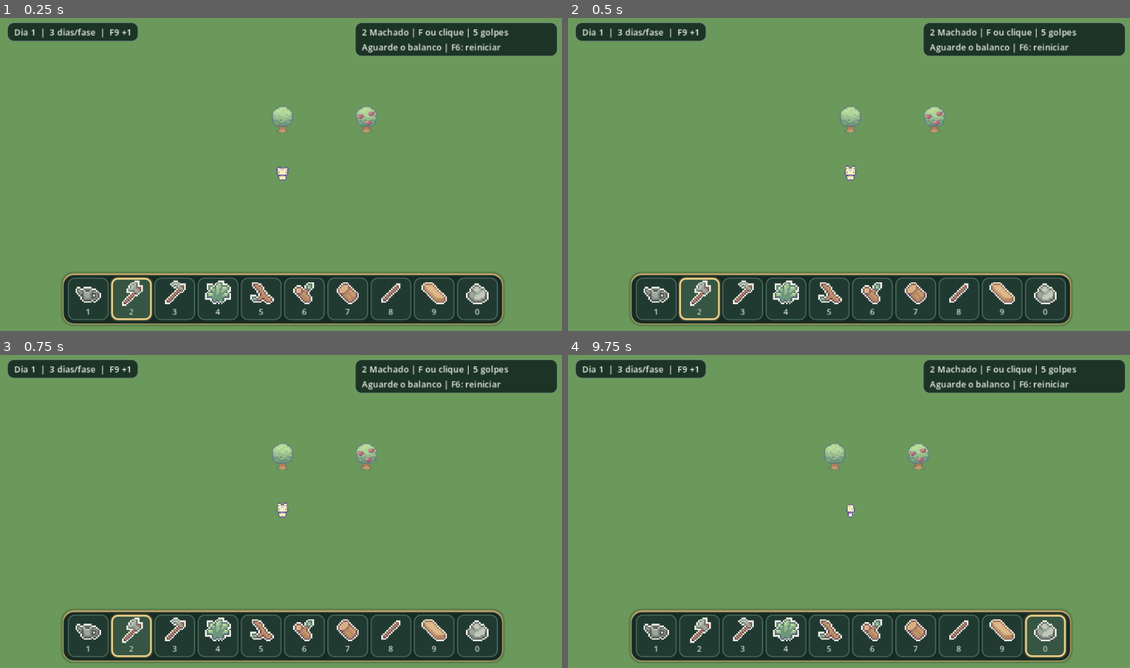
Above: before the commit, frames 1-4 (two rows, left to right).
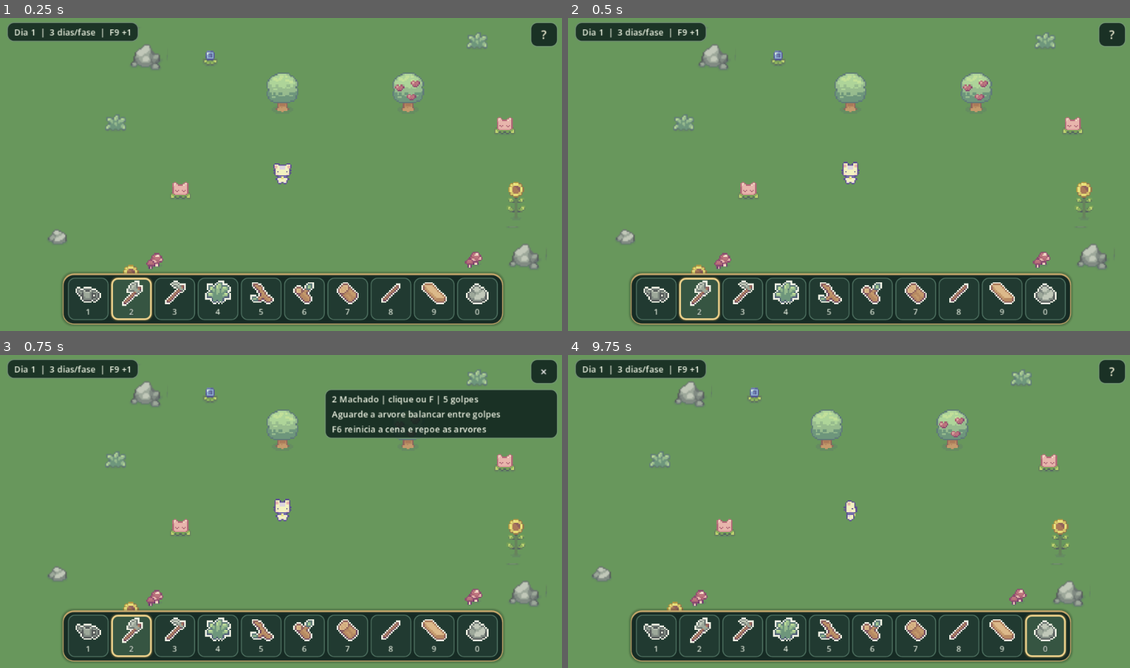
Above: after the commit, the same moments.

Repository: HelioConde/Slime-Harvest
Game: Godot game, scene res://scenes/trees/TreeChopDemo.tscn
Same seed, same stepped clock (60 frames per second), same inputs: the game is played once before the commit and once after it. This scene is started directly instead of the project's main scene.
Inputs (mouse positions are in pixels of both pictures, inside the frame that each line leads up to):
- Up to frame 1 (0.25 s): no input
- Up to frame 2 (0.5 s): no input
- Up to frame 3 (0.75 s): click (545, 370) at 0.5 s, where only the run after the commit has a clickable "?"
- Up to frame 4 (9.75 s): click (1113, 370) at 1.25 s, where only the run after the commit has a clickable "×"; click (657, 636) at 2 s; click (697, 636) at 2.75 s; click (742, 636) at 3.5 s; click (787, 636) at 4.25 s; click (826, 636) at 5 s; click (871, 636) at 5.75 s; click (916, 636) at 6.5 s; click (961, 636) at 7.25 s; click (1000, 636) at 8 s; click (1045, 636) at 8.75 s; tap Enter at 9.5 s; move the mouse to (972, 495) at 9.52 s; hold D (move_right) from 9.53 s (still down); tap E (interact) at 9.6 s; click (972, 495) at 9.67 s

The runs differ from the first frame. In frame 1, 6.6% of the frame differs, in the area x 8-100%, y 1-82%; in frame 2, 6.6%; in frame 3, 12%; in frame 4, 6.5%.

Commit message:
feat(godot): polish hotbar feedback, add collapsible help and richer zoomed tree demo

Diff:
--- a/scenes/trees/TreeChopDemo.tscn
+++ b/scenes/trees/TreeChopDemo.tscn
@@ -1,11 +1,19 @@
 [gd_scene format=3]
 
-[ext_resource type="PackedScene" path="res://scenes/player/Player.tscn" id="1_player"]
-[ext_resource type="PackedScene" path="res://scenes/objects/trees/tree.tscn" id="2_tree"]
-[ext_resource type="PackedScene" path="res://scenes/objects/trees/tree_apple.tscn" id="3_apple"]
+[ext_resource type="Script" path="res://scripts/ui/tree_chop_demo.gd" id="1_demo"]
+[ext_resource type="PackedScene" path="res://scenes/player/Player.tscn" id="2_player"]
+[ext_resource type="PackedScene" path="res://scenes/objects/trees/tree.tscn" id="3_tree"]
+[ext_resource type="PackedScene" path="res://scenes/objects/trees/tree_apple.tscn" id="4_apple"]
+[ext_resource type="PackedScene" path="res://scenes/objects/rocks/rock.tscn" id="5_rock"]
+[ext_resource type="PackedScene" path="res://scenes/objects/rocks/rock_small.tscn" id="6_rock_small"]
+[ext_resource type="PackedScene" path="res://scenes/objects/flowers/flower_pink.tscn" id="7_pink"]
+[ext_resource type="PackedScene" path="res://scenes/objects/flowers/flower_blue.tscn" id="8_blue"]
+[ext_resource type="PackedScene" path="res://scenes/objects/flowers/flower_yellow.tscn" id="9_yellow"]
+[ext_resource type="PackedScene" path="res://scenes/objects/bushes/grass.tscn" id="10_grass"]
+[ext_resource type="PackedScene" path="res://scenes/objects/mushrooms/mushroom_red.tscn" id="11_mushroom"]
 
 [sub_resource type="StyleBoxFlat" id="StyleBoxFlat_help"]
-bg_color = Color(0.07, 0.15, 0.12, 0.88)
+bg_color = Color(0.07, 0.15, 0.12, 0.9)
 border_width_left = 1
 border_width_top = 1
 border_width_right = 1
@@ -22,6 +30,7 @@
 
 [node name="TreeChopDemo" type="Node2D"]
 y_sort_enabled = true
+script = ExtResource("1_demo")
 
 [node name="BackgroundLayer" type="CanvasLayer" parent="."]
 layer = -20
@@ -29,31 +38,108 @@
 [node name="Background" type="ColorRect" parent="BackgroundLayer"]
 anchor_right = 1.0
 anchor_bottom = 1.0
-color = Color(0.42, 0.60, 0.36, 1.0)
+color = Color(0.41, 0.59, 0.36, 1.0)
 mouse_filter = 2
 
-[node name="Player" parent="." instance=ExtResource("1_player")]
+[node name="Scenery" type="Node2D" parent="."]
+z_index = -1
+
+[node name="RockNorth" parent="Scenery" instance=ExtResource("5_rock")]
+position = Vector2(158, 126)
+
+[node name="RockEast" parent="Scenery" instance=ExtResource("5_rock")]
+position = Vector2(444, 277)
+
+[node name="RockWestSmall" parent="Scenery" instance=ExtResource("6_rock_small")]
+position = Vector2(90, 267)
+
+[node name="RockSouthSmall" parent="Scenery" instance=ExtResource("6_rock_small")]
+position = Vector2(381, 323)
+
+[node name="GrassWest" parent="Scenery" instance=ExtResource("10_grass")]
+position = Vector2(134, 181)
+start_fully_grown = true
+
+[node name="GrassSouth" parent="Scenery" instance=ExtResource("10_grass")]
+position = Vector2(198, 316)
+start_fully_grown = true
+
+[node name="GrassNortheast" parent="Scenery" instance=ExtResource("10_grass")]
+position = Vector2(407, 119)
+start_fully_grown = true
+
+[node name="FlowerPinkWest" parent="Scenery" instance=ExtResource("7_pink")]
+position = Vector2(183, 233)
+start_fully_grown = true
+
+[node name="FlowerPinkEast" parent="Scenery" instance=ExtResource("7_pink")]
+position = Vector2(428, 184)
+start_fully_grown = true
+
+[node name="FlowerBlueNorth" parent="Scenery" instance=ExtResource("8_blue")]
+position = Vector2(206, 133)
+start_fully_grown = true
+
+[node name="FlowerBlueSouth" parent="Scenery" instance=ExtResource("8_blue")]
+position = Vector2(300, 319)
+start_fully_grown = true
+
+[node name="FlowerYellowSouth" parent="Scenery" instance=ExtResource("9_yellow")]
+position = Vector2(145, 304)
+start_fully_grown = true
+
+[node name="FlowerYellowEast" parent="Scenery" instance=ExtResource("9_yellow")]
+position = Vector2(436, 241)
+start_fully_grown = true
+
+[node name="MushroomWest" parent="Scenery" instance=ExtResource("11_mushroom")]
+position = Vector2(163, 286)
+start_fully_grown = true
+
+[node name="MushroomEast" parent="Scenery" instance=ExtResource("11_mushroom")]
+position = Vector2(404, 285)
+start_fully_grown = true
+
+[node name="Player" parent="." instance=ExtResource("2_player")]
 position = Vector2(260, 220)
 z_index = 10
 
-[node name="Tree" parent="." instance=ExtResource("2_tree")]
+[node name="Tree" parent="." instance=ExtResource("3_tree")]
 position = Vector2(260, 170)
 persist_felling = false
 
-[node name="AppleTree" parent="." instance=ExtResource("3_apple")]
+[node name="AppleTree" parent="." instance=ExtResource("4_apple")]
 position = Vector2(355, 170)
 persist_felling = false
 
 [node name="InfoLayer" type="CanvasLayer" parent="."]
 layer = 9
 
-[node name="HelpPanel" type="PanelContainer" parent="InfoLayer"]
+[node name="HelpToggle" type="Button" parent="InfoLayer"]
 anchor_left = 1.0
 anchor_right = 1.0
-offset_left = -238.0
+offset_left = -39.0
 offset_top = 8.0
 offset_right = -8.0
-offset_bottom = 43.0
+offset_bottom = 36.0
+focus_mode = 0
+mouse_filter = 0
+tooltip_text = "Mostrar instrucoes"
+theme_override_font_sizes/font_size = 13
+theme_override_colors/font_color = Color(0.95, 0.94, 0.84, 1)
+theme_override_styles/normal = SubResource("StyleBoxFlat_help")
+theme_override_styles/hover = SubResource("StyleBoxFlat_help")
+theme_override_styles/pressed = SubResource("StyleBoxFlat_help")
+text = "?"
+
+[node name="HelpPanel" type="PanelContainer" parent="InfoLayer"]
+visible = false
+anchor_left = 1.0
+anchor_right = 1.0
+offset_left = -272.0
+offset_top = 42.0
+offset_right = -8.0
+offset_bottom = 92.0
 mouse_filter = 2
 theme_override_styles/panel = SubResource("StyleBoxFlat_help")
 
@@ -61,5 +147,6 @@
 mouse_filter = 2
 theme_override_font_sizes/font_size = 10
 theme_override_colors/font_color = Color(0.94, 0.96, 0.9, 1)
-text = "2 Machado | F ou clique | 5 golpes
-Aguarde o balanco | F6: reiniciar"
+text = "2 Machado | clique ou F | 5 golpes
+Aguarde a arvore balancar entre golpes
+F6 reinicia a cena e repoe as arvores"
--- a/scripts/ui/tool_hotbar.gd
+++ b/scripts/ui/tool_hotbar.gd
@@ -34,6 +34,8 @@
 var _slots: Dictionary = {}
 var _panel: PanelContainer
 var _strip: HBoxContainer
+var _selection_tween: Tween
+var _pulse_button: Button
 
 
 func _ready() -> void:
@@ -133,17 +135,24 @@
 	if _panel == null:
 		return
 	# Tudo em coordenadas do viewport: margem lateral consistente e area segura.
-	var usable: float = maxf(170.0, size.x - BAR_SIDE_MARGIN * 2.0)
+	# Os dez slots devem caber no viewport logico, mesmo em janelas menores.
+	var usable: float = maxf(100.0, size.x - BAR_SIDE_MARGIN * 2.0)
 	var requested_width: float = minf(BAR_MAX_WIDTH, usable)
 	var slot_width: float = floorf((requested_width - PANEL_PADDING * 2.0 - SLOT_GAP * 9.0) / 10.0)
-	slot_width = maxf(13.0, slot_width)
+	slot_width = maxf(6.0, slot_width)
+	var compact: bool = size.x < 480.0
+	var slot_height: float = 39.0 if compact else SLOT_HEIGHT
+	var bar_height: float = 51.0 if compact else PANEL_HEIGHT
 	for item_id in SLOT_IDS:
 		var button: Button = _slots[item_id] as Button
-		button.custom_minimum_size = Vector2(slot_width, SLOT_HEIGHT)
+		button.custom_minimum_size = Vector2(slot_width, slot_height)
+		var image: TextureRect = button.get_node("Content/ItemIcon") as TextureRect
+		if image != null:
+			image.custom_minimum_size.y = 23.0 if compact else 29.0
 	var real_width: float = PANEL_PADDING * 2.0 + slot_width * 10.0 + SLOT_GAP * 9.0
-	_panel.custom_minimum_size = Vector2(real_width, PANEL_HEIGHT)
-	_panel.size = Vector2(real_width, PANEL_HEIGHT)
-	_panel.position = Vector2(roundf((size.x - real_width) * 0.5), roundf(size.y - PANEL_HEIGHT - BAR_BOTTOM_MARGIN))
+	_panel.custom_minimum_size = Vector2(real_width, bar_height)
+	_panel.size = Vector2(real_width, bar_height)
+	_panel.position = Vector2(roundf((size.x - real_width) * 0.5), roundf(size.y - bar_height - BAR_BOTTOM_MARGIN))
 
 
 func get_slot_item(index: int) -> StringName:
@@ -153,8 +162,25 @@
 
 
 func set_selected_tool(tool_id: StringName) -> void:
+	var changed: bool = tool_id != _selected
 	_selected = tool_id
 	_refresh_selection()
+	if changed:
+		_animate_selection(tool_id)
+
+
+func _animate_selection(tool_id: StringName) -> void:
+	# Breve pulso visual sem alterar a escala dos icones pixel art.
+	if is_instance_valid(_selection_tween):
+		_selection_tween.kill()
+	if is_instance_valid(_pulse_button):
+		_pulse_button.modulate = Color.WHITE
+	_pulse_button = _slots.get(tool_id) as Button
+	if _pulse_button == null:
+		return
+	_pulse_button.modulate = Color(1.0, 0.91, 0.74, 1.0)
+	_selection_tween = create_tween()
+	_selection_tween.tween_property(_pulse_button, "modulate", Color.WHITE, 0.22).set_trans(Tween.TRANS_SINE)
 
 
 func _slot_pressed(item_id: StringName) -> void:
--- /dev/null
+++ b/scripts/ui/tree_chop_demo.gd
@@ -0,0 +1,19 @@
+extends Node2D
+## Controla apenas a cena de teste, sem modificar o zoom do mapa principal.
+
+@onready var help_panel: PanelContainer = $InfoLayer/HelpPanel
+@onready var help_button: Button = $InfoLayer/HelpToggle
+@onready var demo_camera: Camera2D = $Player/Camera2D
+
+
+func _ready() -> void:
+	# Aumenta personagens e arvores na cena de teste sem aumentar a interface.
+	demo_camera.zoom = Vector2(1.5, 1.5)
+	help_panel.hide()
+	help_button.pressed.connect(_toggle_help)
+
+
+func _toggle_help() -> void:
+	help_panel.visible = not help_panel.visible
+	help_button.text = "×" if help_panel.visible else "?"
+	help_button.tooltip_text = "Ocultar instrucoes" if help_panel.visible else "Mostrar instrucoes"
Not shown, changed: docs/tool_inventory.md
